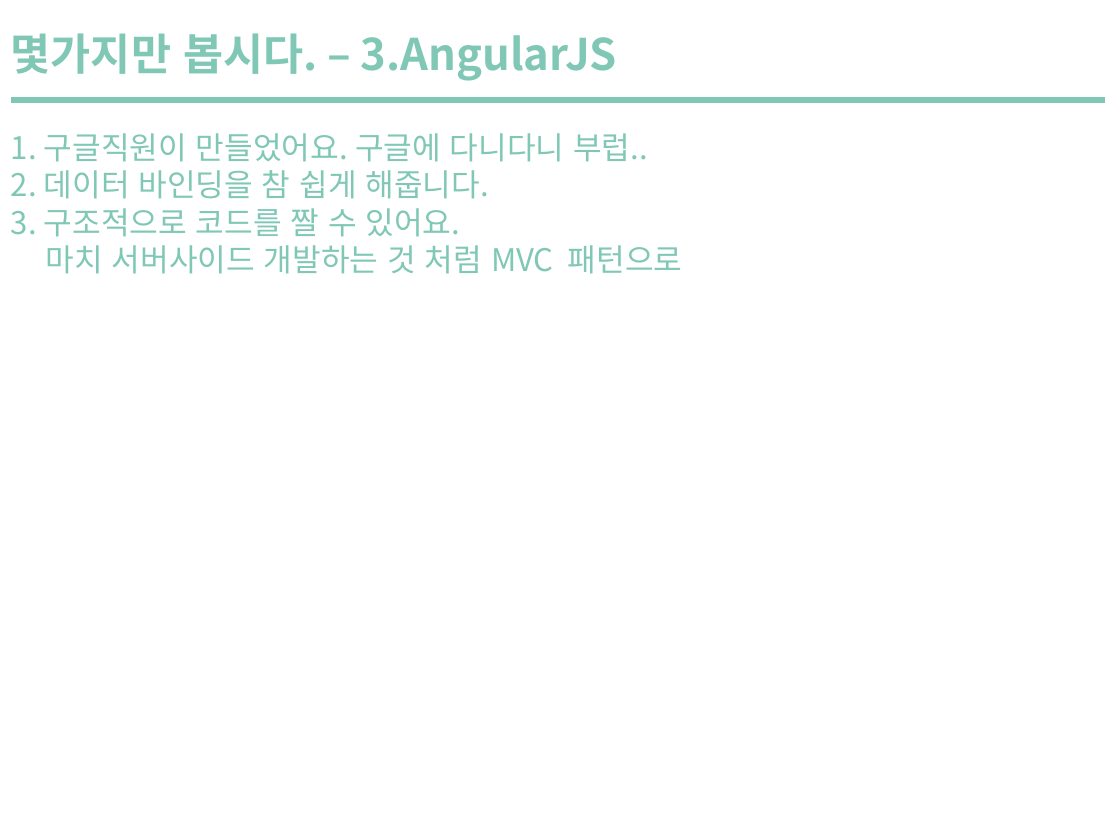
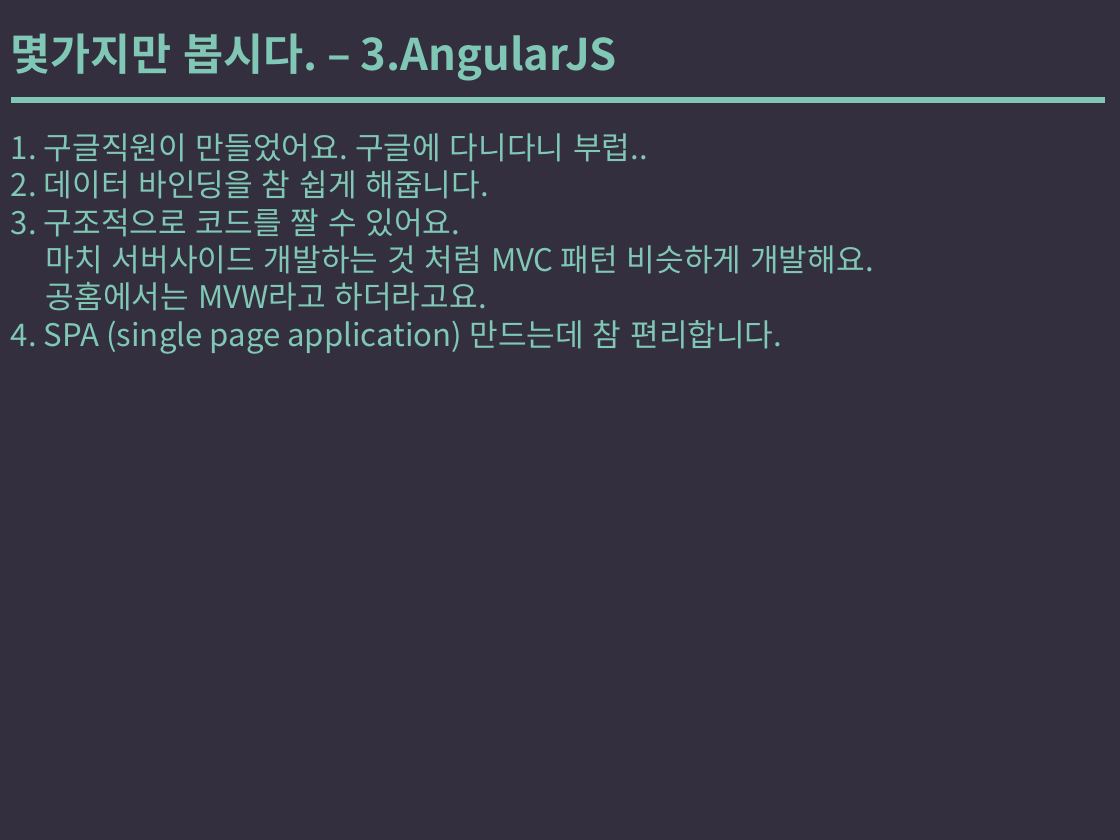
Before and after one commit to yysstory/mozzi, a slide deck: slide 8 of DOCS/1.pptx. Drawn at 1120x840 pixels with LibreOffice and Linux fonts; fonts in the diff are those of the drawing. Boxes give left, top, right and bottom in pixels: in the first picture for what was removed or moved away, otherwise in the second. Text is boxed around its words. In the diff, an @@ line names an element or a change of style, - is before the commit and + after.

```diff
--- a/DOCS/1.pptx
+++ b/DOCS/1.pptx
@@ background #FFFFFF to #332F3E @@
@@ text at [11, 245, 874, 354]: text changed @@
-마치 서버사이드 개발하는 것 처럼 MVC 패턴으로
+마치 서버사이드 개발하는 것 처럼 MVC 패턴 비슷하게 개발해요.
+공홈에서는 MVW라고 하더라고요.
+4. SPA (single page application) 만드는데 참 편리합니다.
```
Also in this commit, not shown: 1 other slide changed.
